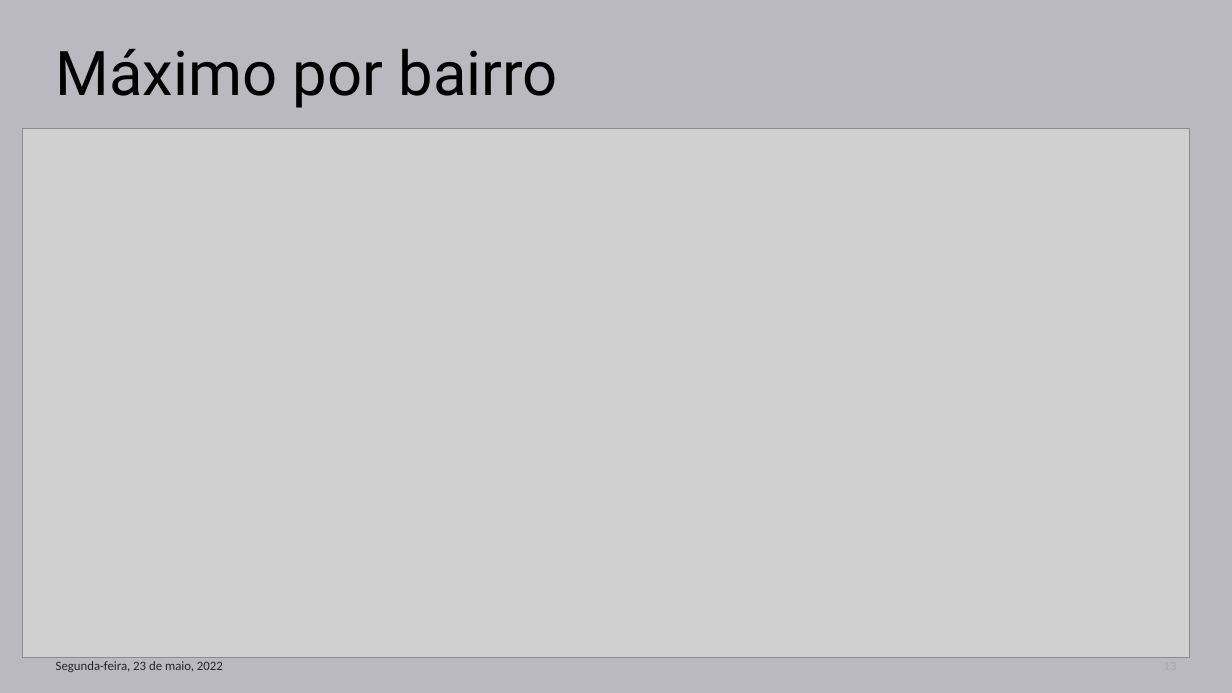
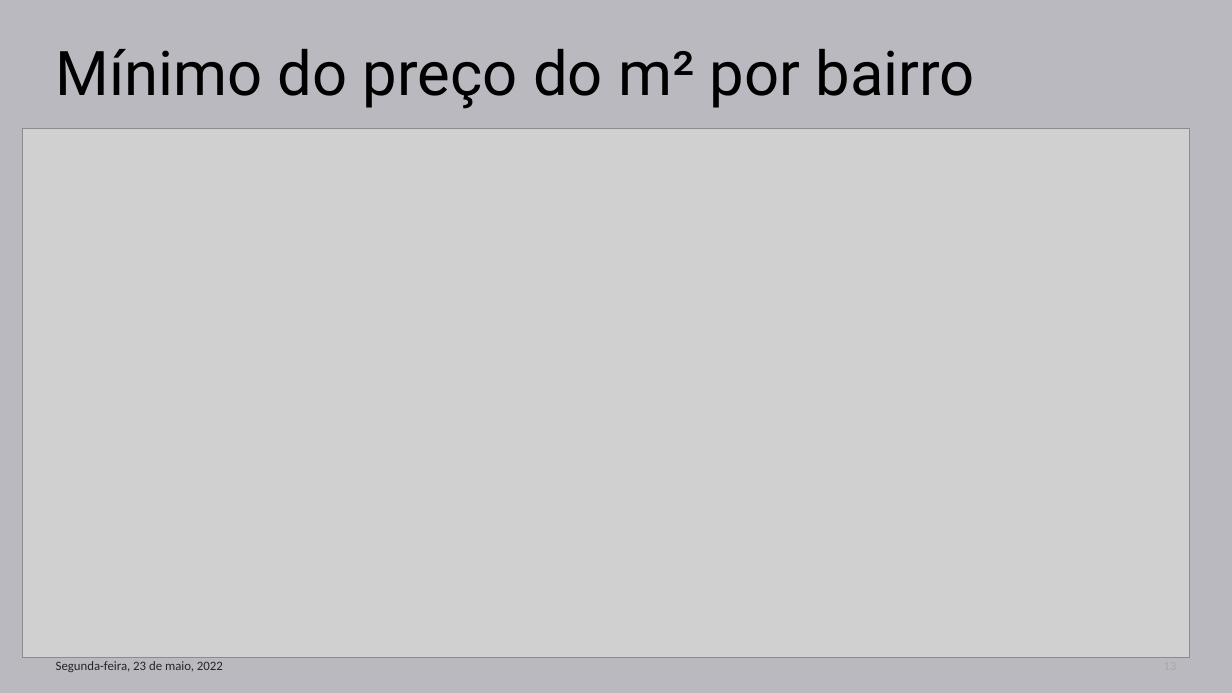
Before and after one commit to lidiambsouza/price_properties, a slide deck: slide 13 of Modelo Imobiliário.pptx. Drawn at 1232x693 pixels with LibreOffice and Linux fonts; fonts in the diff are those of the drawing; grey boxes stand for pictures. Boxes give left, top, right and bottom in pixels: in the first picture for what was removed or moved away, otherwise in the second. Text is boxed around its words. In the diff, an @@ line names an element or a change of style, - is before the commit and + after.

```diff
--- a/Modelo Imobiliário.pptx
+++ b/Modelo Imobiliário.pptx
@@ title at bbox=[56, 49, 975, 109]: text changed @@
-Máximo por bairro
+Mínimo do preço do m² por bairro
```
Also in this commit, not shown: 5 other slides changed.
